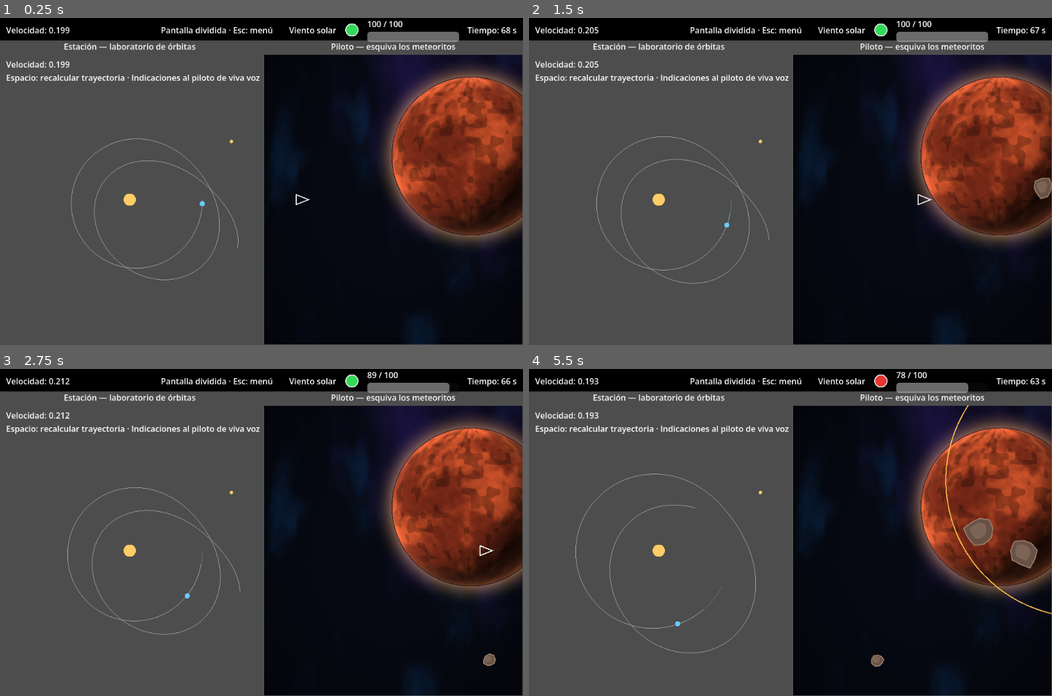
Above: before the commit, frames 1-4 (two rows, left to right).
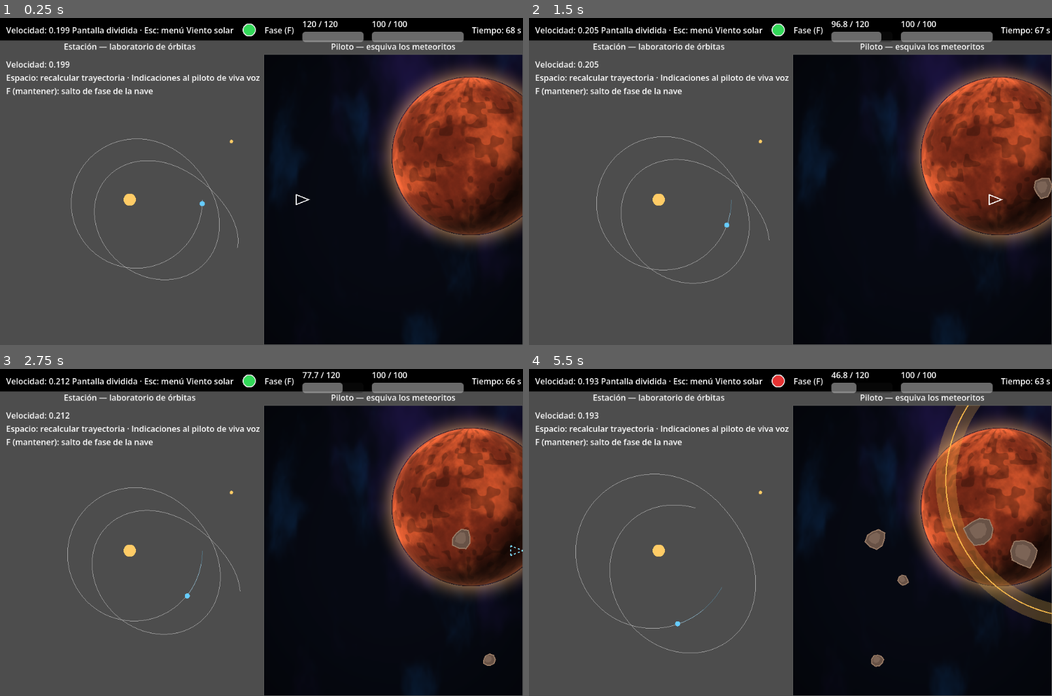
Above: after the commit, the same moments.

Repository: CrunchTimeLabs/nova-protocol
Game: Godot game, scene res://scenes/meteor_mission.tscn
The game is run twice, just before and just after one commit, with the same random seed, the same clock (stepped at 60 frames per second) and the same inputs. This scene is started directly instead of the project's main scene.
Inputs (mouse positions are in pixels of both pictures, inside the frame that each line leads up to):
- Up to frame 1 (0.25 s): no input
- Up to frame 2 (1.5 s): tap Enter at 0.5 s; move the mouse to (905, 165) at 0.52 s; hold Right 0.53-1.25 s; hold F 0.53-1.25 s; click (905, 165) at 0.67 s; tap Space at 0.77 s; drag from (685, 197) to (764, 246) at 1.27 s
- Up to frame 3 (2.75 s): move the mouse to (313, 460) at 2.02 s; hold Right from 2.03 s (still down); hold F from 2.03 s (still down); tap 1 at 2.1 s
- Up to frame 4 (5.5 s): release Right at 2.75 s; release F at 2.75 s; drag from (764, 597) to (633, 483) at 2.77 s; move the mouse to (947, 581) at 3.52 s; hold Left 3.53-4.25 s; hold F 3.53-4.25 s; tap 3 at 3.6 s; tap Space at 3.77 s; drag from (633, 483) to (712, 450) at 4.27 s; move the mouse to (816, 532) at 5.02 s; hold Down from 5.03 s (still down); hold F from 5.03 s (still down); tap Backspace at 5.1 s; click (816, 532) at 5.17 s

The runs differ from the first frame. In frame 1, 1.7% of the frame differs, in the area x 1-100%, y 0-24%; in frame 2, 1.7%; in frame 3, 1.9%; in frame 4, 4.8%, in the area x 1-100%, y 0-78%.

Commit message:
feat: add fase

Diff:
--- a/game/app/levels/meteor_mission.gd
+++ b/game/app/levels/meteor_mission.gd
@@ -40,7 +40,9 @@
     if client.role != OrbitRole.Role.PILOT:
         _hud.add_left(_speed)
         client.snapshot_applied.connect(_on_station_snapshot.bind(client))
-        return super._panel_for(client)
+        var station: StationPanel = super._panel_for(client) as StationPanel
+        station.enable_phase_key()
+        return station
     var pilot: MeteorPilotPanel = MeteorPilotPanel.new()
     # Con un solo teclado (pantalla dividida) el piloto usa las flechas.
     var scheme: InputSource.Scheme = InputSource.Scheme.ARROWS if options.mode == SessionOptions.Mode.SPLIT_SCREEN else InputSource.Scheme.BOTH
--- a/game/app/levels/meteor_pilot_panel.gd
+++ b/game/app/levels/meteor_pilot_panel.gd
@@ -2,7 +2,7 @@
 extends Node
 ## Lado del piloto en el nivel Meteoritos: un `DodgeField` del tamaño real de su recuadro, que maneja con las flechas.
 ## Sus flechas también se traducen a empuje y se envían al anfitrión como en `PilotPanel`. El vuelo (casco, resultado)
-## es local de este lado y no afecta a la estación. Enter reinicia al terminar. Aviso de viento solar, casco y tiempo se ofrecen al HUD con `hud_item()`.
+## es local de este lado y no afecta a la estación. Enter reinicia al terminar. La estación (tecla F) decide cuándo entra la nave en fase. Aviso de viento solar, fase, casco y tiempo se ofrecen al HUD con `hud_item()`.
 
 
 ## Como el primer planeta del original: densidad 1.0 y 68 s de tramo.
@@ -13,6 +13,7 @@
 const FIELD_SEED: int = 7301
 const HEARTBEAT_SECONDS: float = 0.25
 const HULL_BAR_WIDTH: float = 180.0
+const PHASE_BAR_WIDTH: float = 120.0
 const MESSAGE_OFFSET: Vector2 = Vector2(0.0, -20.0)
 
 var _client: MatchClient
@@ -24,6 +25,8 @@
 var _message: Label = Label.new()
 var _hud_row: HBoxContainer = HBoxContainer.new()
 var _hull_bar: MeterBar = MeterBar.new()
+var _phase_bar: MeterBar = MeterBar.new()
+var _phase_label: Label = Label.new()
 var _time_label: Label = Label.new()
 var _wind_label: Label = Label.new()
 var _wind_lamp: StatusLamp = StatusLamp.new()
@@ -43,6 +46,10 @@
     _wind_label.text = "Viento solar"
     _hud_row.add_child(_wind_label)
     _hud_row.add_child(_wind_lamp)
+    _phase_label.text = "Fase (F)"
+    _phase_bar.custom_minimum_size = Vector2(PHASE_BAR_WIDTH, 0.0)
+    _hud_row.add_child(_phase_label)
+    _hud_row.add_child(_phase_bar)
     _hud_row.add_child(_hull_bar)
     _hud_row.add_child(_time_label)
 
@@ -60,7 +67,8 @@
         _start_run(area)
     var is_flying: bool = _field.status == DodgeField.Status.RUNNING
     var direction: Vector2 = _input.read_direction() if is_flying else Vector2.ZERO
-    _field.step(delta, direction)
+    var wants_phase: bool = is_flying and (_client.replica as OrbitMatch).phase_held
+    _field.step(delta, direction, wants_phase)
     _send_thrust(direction, delta)
     _restart_on_enter(area)
     _refresh(area)
@@ -77,6 +85,7 @@
             )
     _view.setup(_field)
     _hull_bar.setup(_field.hull)
+    _phase_bar.setup(_field.phase)
 
 
 func _send_thrust(direction: Vector2, delta: float) -> void:
--- a/game/features/mission/orbit/orbit_command.gd
+++ b/game/features/mission/orbit/orbit_command.gd
@@ -3,4 +3,5 @@
 ## Comandos de la misión de órbita. Viajan como enteros en `Command.kind`.
 
 
-enum Kind { SET_THRUST }
+## PHASE_HOLD {"on": bool}: la estación mantiene (o suelta) el salto de fase de la nave del piloto.
+enum Kind { SET_THRUST, PHASE_HOLD }
--- a/game/features/mission/orbit/orbit_match.gd
+++ b/game/features/mission/orbit/orbit_match.gd
@@ -21,13 +21,17 @@
 ## Claves de la instantánea: cada rol ve las suyas.
 const KEY_ORBIT: String = "orbit"
 const KEY_FUEL: String = "fuel"
+const KEY_PHASE: String = "phase"
 
 var body: DynamicBody
+## Hay alguna estación manteniendo el salto de fase (el piloto lo lee de su réplica).
+var phase_held: bool = false
 
 var _manual: ManualThrustController = ManualThrustController.new()
 var _fuel: ResourceMeter = ResourceMeter.new(FUEL_CAPACITY, FUEL_CAPACITY)
 var _attractors: Array[CentralGravity] = []
 var _thrusts: Dictionary = {}    # int (slot) -> Vector2
+var _phase_holds: Dictionary = {}    # int (slot) -> bool
 var _time_scale: float
 
 
@@ -56,8 +60,11 @@
     return _fuel.ratio()
 
 
-## SET_THRUST con {"x", "y"}: aceleración que pide el jugador. Cualquier otra cosa se rechaza sin cambiar nada.
+## SET_THRUST con {"x", "y"}: aceleración que pide el jugador; PHASE_HOLD con {"on"}: mantener la fase.
+## Cualquier otra cosa se rechaza sin cambiar nada.
 func apply(slot: int, command: Command) -> bool:
+    if command.kind == OrbitCommand.Kind.PHASE_HOLD:
+        return _apply_phase_hold(slot, command)
     if command.kind != OrbitCommand.Kind.SET_THRUST:
         return false
     var raw_x: Variant = command.payload.get("x")
@@ -71,6 +78,15 @@
     return true
 
 
+func _apply_phase_hold(slot: int, command: Command) -> bool:
+    var raw_on: Variant = command.payload.get("on")
+    if not raw_on is bool:
+        return false
+    _phase_holds[slot] = raw_on
+    phase_held = _phase_holds.values().has(true)
+    return true
+
+
 func step(delta: float) -> void:
     var total: Vector2 = Vector2.ZERO
     for thrust: Variant in _thrusts.values():
@@ -81,13 +97,15 @@
 
 func release_slot(slot: int) -> void:
     _thrusts.erase(slot)
+    _phase_holds.erase(slot)
+    phase_held = _phase_holds.values().has(true)
 
 
 func snapshot() -> Dictionary:
     var saved: Dictionary = body.snapshot()
     var fuel: float = float(saved["fuel"])
     saved.erase("fuel")
-    return {KEY_ORBIT: saved, KEY_FUEL: fuel}
+    return {KEY_ORBIT: saved, KEY_FUEL: fuel, KEY_PHASE: phase_held}
 
 
 ## Acepta instantáneas parciales: un jugador solo recibe las claves de su rol.
@@ -96,3 +114,5 @@
         body.restore(saved[KEY_ORBIT] as Dictionary)
     if saved.has(KEY_FUEL):
         _fuel.set_value(float(saved[KEY_FUEL]))
+    if saved.has(KEY_PHASE):
+        phase_held = bool(saved[KEY_PHASE])
--- a/game/features/mission/orbit/orbit_mission.gd
+++ b/game/features/mission/orbit/orbit_mission.gd
@@ -18,4 +18,6 @@
     table.show_key(OrbitRole.Role.STATION, OrbitMatch.KEY_ORBIT)
     table.allow(OrbitRole.Role.PILOT, OrbitCommand.Kind.SET_THRUST)
     table.show_key(OrbitRole.Role.PILOT, OrbitMatch.KEY_FUEL)
+    table.allow(OrbitRole.Role.STATION, OrbitCommand.Kind.PHASE_HOLD)
+    table.show_key(OrbitRole.Role.PILOT, OrbitMatch.KEY_PHASE)
     return table
--- a/game/features/mission/orbit/view/station_panel.gd
+++ b/game/features/mission/orbit/view/station_panel.gd
@@ -11,12 +11,16 @@
 
 var _view: OrbitView = OrbitView.new()
 var _hud: Label = Label.new()
+var _client: MatchClient
 var _replica: OrbitMatch
+var _has_phase_key: bool = false
+var _was_f_pressed: bool = false
 var _has_forecast: bool = false
 var _was_space_pressed: bool = false
 
 
 func setup(client: MatchClient) -> void:
+    _client = client
     _replica = client.replica as OrbitMatch
     _view.setup(_replica.body, _replica.attractors())
     add_child(_view)
@@ -26,18 +30,37 @@
     client.snapshot_applied.connect(_on_snapshot)
 
 
+## Activa F: mantenerla hace que la nave del piloto haga el salto de fase. Solo lo pide el nivel que lo usa.
+func enable_phase_key() -> void:
+    _has_phase_key = true
+
+
 ## Espacio (una vez por pulsación) recalcula la trayectoria. Se lee el teclado directamente: no depende del foco del recuadro.
 func _process(_delta: float) -> void:
     var is_pressed: bool = Input.is_physical_key_pressed(KEY_SPACE)
     if is_pressed and not _was_space_pressed:
         _sync_forecast()
     _was_space_pressed = is_pressed
+    if _has_phase_key:
+        _send_phase_key()
+
+
+## Envía el estado de F solo cuando cambia.
+func _send_phase_key() -> void:
+    var is_held: bool = Input.is_physical_key_pressed(KEY_F)
+    if is_held == _was_f_pressed:
+        return
+    if _client.send_command(OrbitCommand.Kind.PHASE_HOLD, {"on": is_held}, true):
+        _was_f_pressed = is_held
 
 
 func _on_snapshot(_tick: int) -> void:
     if not _has_forecast:
         _sync_forecast()    # la primera vez, para no empezar sin trayectoria
-    _hud.text = "Velocidad: %.3f\nEspacio: recalcular trayectoria · Indicaciones al piloto de viva voz" % _replica.body.velocity.length()
+    var hint: String = "Espacio: recalcular trayectoria · Indicaciones al piloto de viva voz"
+    if _has_phase_key:
+        hint += "\nF (mantener): salto de fase de la nave"
+    _hud.text = "Velocidad: %.3f\n%s" % [_replica.body.velocity.length(), hint]
 
 
 func _sync_forecast() -> void:
--- a/game/tests/features/mission/orbit/test_orbit_match.gd
+++ b/game/tests/features/mission/orbit/test_orbit_match.gd
@@ -75,3 +75,19 @@
     var moved_normal: float = normal.body.position.distance_to(start)
     var moved_slow: float = slow.body.position.distance_to(start)
     check(moved_slow > 0.0 and moved_slow < moved_normal * 0.5, "con un cuarto de ritmo recorre mucho menos")
+
+
+func test_phase_hold_is_validated_and_published() -> void:
+    for payload: Dictionary in [{}, {"on": 1}, {"on": "true"}]:
+        check(not _match.apply(0, Command.new(0, OrbitCommand.Kind.PHASE_HOLD, payload)), "se rechaza %s" % str(payload))
+    check(not _match.phase_held, "lo rechazado no cambia nada")
+    check(_match.apply(0, Command.new(0, OrbitCommand.Kind.PHASE_HOLD, {"on": true})), "on=true se acepta")
+    check(_match.phase_held, "queda mantenida")
+    var replica: OrbitMatch = OrbitMatch.new()
+    replica.restore(JSON.parse_string(JSON.stringify(_match.snapshot())) as Dictionary)
+    check(replica.phase_held, "la réplica la recibe por JSON")
+    _match.apply(0, Command.new(0, OrbitCommand.Kind.PHASE_HOLD, {"on": false}))
+    check(not _match.phase_held, "al soltar se apaga")
+    _match.apply(0, Command.new(0, OrbitCommand.Kind.PHASE_HOLD, {"on": true}))
+    _match.release_slot(0)
+    check(not _match.phase_held, "si la estación se va, se suelta")
--- a/game/tests/features/mission/orbit/test_orbit_mission.gd
+++ b/game/tests/features/mission/orbit/test_orbit_mission.gd
@@ -19,3 +19,11 @@
     var table: RoleTable = OrbitMission.roles()
     for role: int in OrbitRole.Role.values():
         check(table.has_role(role), "el rol %s tiene permisos o visibilidad" % OrbitRole.Role.find_key(role))
+
+
+func test_only_the_station_holds_phase_and_the_pilot_sees_it() -> void:
+    var table: RoleTable = OrbitMission.roles()
+    check(table.can_send(OrbitRole.Role.STATION, OrbitCommand.Kind.PHASE_HOLD), "la estación puede mantener la fase")
+    check(not table.can_send(OrbitRole.Role.PILOT, OrbitCommand.Kind.PHASE_HOLD), "el piloto no")
+    var seen: Dictionary = table.filter(OrbitRole.Role.PILOT, {OrbitMatch.KEY_PHASE: true, OrbitMatch.KEY_ORBIT: {}})
+    check(seen.has(OrbitMatch.KEY_PHASE) and not seen.has(OrbitMatch.KEY_ORBIT), "el piloto recibe la fase y no la órbita")
--- a/game/tests/toolkit/dodge/test_dodge_field.gd
+++ b/game/tests/toolkit/dodge/test_dodge_field.gd
@@ -152,3 +152,44 @@
     early.step(1.5, Vector2.ZERO)
     late.step(95.0, Vector2.ZERO)
     check(late.rocks.is_empty() or early.rocks.is_empty() or late.rocks[0].speed > early.rocks[0].speed, "más tarde las rocas son más rápidas")
+
+
+func test_phase_protects_drains_recharges_and_speeds_up() -> void:
+    var field: DodgeField = DodgeField.new(SIZE, 0.01, 60.0, 1)
+    _rock_on_ship(field)
+    var wave: DodgeWave = _wave_on_ship(field)
+    field.step(FRAME, Vector2.ZERO, true)
+    check(field.in_phase and field.is_protected(), "en fase está protegida")
+    check_approx(field.hull.current, DodgeField.HULL_MAX, "en fase no la dañan ni rocas ni ondas")
+    check(not wave.has_hit, "la onda no se marca como golpeada: sigue su camino")
+    check(field.phase.current < DodgeField.PHASE_MAX, "la fase consume carga")
+    var drained: float = field.phase.current
+    field.step(1.0, Vector2.ZERO, false)
+    check(not field.in_phase, "sin mantener, no hay fase")
+    check(field.phase.current > drained, "sin fase la carga se recarga despacio")
+    var held: DodgeField = DodgeField.new(SIZE, 0.01, 60.0, 1)
+    var normal: DodgeField = DodgeField.new(SIZE, 0.01, 60.0, 1)
+    held.step(0.5, Vector2.RIGHT, true)
+    normal.step(0.5, Vector2.RIGHT, false)
+    check(held.ship.x > normal.ship.x, "en fase la nave va más rápida")
+
+
+func test_phase_ends_when_the_charge_runs_out() -> void:
+    var field: DodgeField = DodgeField.new(SIZE, 0.01, 60.0, 1)
+    field.phase.set_value(0.0)
+    field.step(FRAME, Vector2.ZERO, true)
+    check(not field.in_phase, "sin carga no hay fase aunque se mantenga")
+    field.phase.set_value(DodgeField.PHASE_DRAIN * FRAME * 0.5)
+    field.step(FRAME, Vector2.ZERO, true)
+    field.step(FRAME, Vector2.ZERO, true)
+    check_approx(field.phase.current, DodgeField.PHASE_RECHARGE * FRAME, "al vaciarse deja de proteger y recarga")
+    check(not field.in_phase, "tras vaciarse ya no está en fase")
+
+
+func test_a_wave_band_has_thickness() -> void:
+    var wave: DodgeWave = DodgeWave.new(Vector2.ZERO, 0.0, 1000.0)
+    wave.radius = 100.0
+    var inside: Vector2 = Vector2(100.0 + DodgeWave.THICKNESS * 0.4, 0.0)
+    var outside: Vector2 = Vector2(100.0 + DodgeWave.THICKNESS * 0.5 + 1.0, 0.0)
+    check(wave.reaches(inside, 0.0), "dentro de la banda la alcanza")
+    check(not wave.reaches(outside, 0.0), "fuera de la banda no")
--- a/game/toolkit/dodge/dodge_field.gd
+++ b/game/toolkit/dodge/dodge_field.gd
@@ -3,6 +3,7 @@
 ## Campo de esquivar: una nave se mueve dentro de un recuadro de tamaño dado y cruzan rocas de derecha a izquierda.
 ## Cada golpe resta casco y da unos segundos de invulnerabilidad. Termina al llegar a `duration` o al quedarse sin casco.
 ## Todo el azar usa la semilla; el tamaño del campo es un parámetro (rocas, velocidades y nave se escalan con él).
+## Con `wants_phase` la nave hace un salto de fase: intangible y más rápida mientras dura su carga, que se recarga despacio.
 ## Con `wind` > 0 también nacen ondas expansivas (viento solar) que golpean una vez al alcanzar la nave.
 ## Sin nodos: la vista lee `ship`, `rocks`, `waves`, `wave_warning`, `hull`, `elapsed` y `is_protected()`.
 
@@ -41,6 +42,11 @@
 const ROCK_DRIFT_HEIGHTS: float = 0.079
 const ROCK_MARGIN_HEIGHTS: float = 0.05
 
+## Fase (del original: carga 120, consumo 34/s, velocidad x1.8) con recarga lenta cuando no se usa.
+const PHASE_MAX: float = 120.0
+const PHASE_DRAIN: float = 34.0
+const PHASE_RECHARGE: float = 6.0
+const PHASE_SPEED_BOOST: float = 1.8
 ## Ondas (viento solar): daño, invulnerabilidad, intervalo (a mayor `wind`, más seguido) y velocidad en anchos por segundo.
 const WAVE_DAMAGE: float = 15.0
 const WAVE_INVULNERABILITY_SECONDS: float = 1.0
@@ -62,6 +68,8 @@
 var hull: ResourceMeter = ResourceMeter.new(HULL_MAX, HULL_MAX)
 var elapsed: float = 0.0
 var status: Status = Status.RUNNING
+var phase: ResourceMeter = ResourceMeter.new(PHASE_MAX, PHASE_MAX)
+var in_phase: bool = false
 var rocks: Array[DodgeRock] = []
 var waves: Array[DodgeWave] = []
 ## Cuántas ondas han nacido.
@@ -82,6 +90,7 @@
 var _random: GameRandom
 var _controller: ManualController = ManualController.new()
 var _body: MovementBody
+var _ship_speed: float
 var _ship_area: Rect2
 var _invulnerable: float = 0.0
 var _next_rock: float = FIRST_ROCK_SECONDS
@@ -104,17 +113,20 @@
             Vector2(SHIP_RADIUS, SHIP_RADIUS),
             p_size - Vector2(SHIP_RADIUS, SHIP_RADIUS) * 2.0,
             )
-    _body = MovementBody.new(_controller, MovementProfile.new(p_size.x * SHIP_SPEED_WIDTHS, 0.0, 0.0), p_size * SHIP_START)
+    _ship_speed = p_size.x * SHIP_SPEED_WIDTHS
+    _body = MovementBody.new(_controller, MovementProfile.new(_ship_speed, 0.0, 0.0), p_size * SHIP_START)
 
 
 func is_protected() -> bool:
-    return _invulnerable > 0.0
-
-
-## Un paso. `move` en -1..1 por eje. Terminada la partida ya no cambia nada.
-func step(delta: float, move: Vector2) -> Status:
+    return in_phase or _invulnerable > 0.0
+
+
+## Un paso. `move` en -1..1 por eje; `wants_phase` mientras se mantiene el salto de fase. Terminada la partida ya no cambia nada.
+func step(delta: float, move: Vector2, wants_phase: bool = false) -> Status:
     if status != Status.RUNNING or delta <= 0.0:
         return status
+    _update_phase(delta, wants_phase)
+    _body.profile.max_speed = maxf(_ship_speed * (PHASE_SPEED_BOOST if in_phase else 1.0), MovementProfile.MIN_SPEED)
     _controller.set_direction(move)
     _body.step(delta)
     _body.confine(_ship_area)
@@ -129,6 +141,11 @@
     elif elapsed >= duration:
         status = Status.ARRIVED
     return status
+
+
+func _update_phase(delta: float, wants_phase: bool) -> void:
+    in_phase = wants_phase and phase.current > 0.0
+    phase.add(-PHASE_DRAIN * delta if in_phase else PHASE_RECHARGE * delta)
 
 
 func progress() -> float:
--- a/game/toolkit/dodge/dodge_wave.gd
+++ b/game/toolkit/dodge/dodge_wave.gd
@@ -1,12 +1,12 @@
 class_name DodgeWave
 extends RefCounted
-## Onda expansiva: un círculo que nace en `center` y crece. Golpea una sola vez cuando su borde alcanza un punto.
+## Onda expansiva: un círculo que nace en `center` y crece. Golpea una sola vez cuando su banda alcanza un punto.
 ## Se duplica de la onda de la Expedición a propósito: aquella vive en una feature (regla 1) y el alcance aquí es un parámetro.
 
 
 const START_RADIUS: float = 10.0
-## Margen alrededor del borde de la onda que cuenta como alcanzar un punto.
-const HIT_MARGIN: float = 14.0
+## Grosor de la banda: golpea a quien esté dentro de ella (el viento solar tiene cuerpo, no es una línea).
+const THICKNESS: float = 40.0
 
 var center: Vector2
 var radius: float = START_RADIUS
@@ -31,4 +31,4 @@
 
 
 func reaches(point: Vector2, other_radius: float) -> bool:
-    return absf(point.distance_to(center) - radius) < other_radius + HIT_MARGIN
+    return absf(point.distance_to(center) - radius) < other_radius + THICKNESS * 0.5
--- a/game/toolkit/dodge/view/dodge_view.gd
+++ b/game/toolkit/dodge/view/dodge_view.gd
@@ -1,12 +1,15 @@
 class_name DodgeView
 extends Control
-## Dibuja un `DodgeField` a su tamaño real: rocas (marrones, con giro y núcleo iluminado), ondas (anillos) y nave en línea gris (la nave parpadea al ser golpeada). Solo lee.
+## Dibuja un `DodgeField` a su tamaño real: rocas (marrones, con giro y núcleo iluminado), ondas (banda con grosor) y nave en línea gris (punteada y azulada en fase) (la nave parpadea al ser golpeada). Solo lee.
 
 
 const LINE_COLOR: Color = Color(0.8, 0.8, 0.8)
 const SHIP_COLOR: Color = Color(1.0, 1.0, 1.0)
 const BORDER_COLOR: Color = Color(0.35, 0.35, 0.35)
 const WAVE_COLOR: Color = Color(1.0, 0.75, 0.3)
+const WAVE_BAND_COLOR: Color = Color(1.0, 0.75, 0.3, 0.25)
+const PHASE_COLOR: Color = Color(0.5, 0.88, 1.0)
+const DASH_LENGTH: float = 4.0
 const WAVE_SEGMENTS: int = 96
 const ROCK_COLOR: Color = Color8(104, 82, 70)
 const ROCK_LIT_COLOR: Color = Color8(124, 100, 86)
@@ -38,6 +41,7 @@
     if _field == null:
         return
     for wave: DodgeWave in _field.waves:
+        draw_arc(wave.center, wave.radius, 0.0, TAU, WAVE_SEGMENTS, WAVE_BAND_COLOR, DodgeWave.THICKNESS)
         draw_arc(wave.center, wave.radius, 0.0, TAU, WAVE_SEGMENTS, WAVE_COLOR, LINE_WIDTH)
     for rock: DodgeRock in _field.rocks:
         _draw_rock(rock)
@@ -60,4 +64,9 @@
     var nose: Vector2 = center + Vector2(radius, 0.0)
     var top: Vector2 = center + Vector2(-radius, -radius * 0.8)
     var bottom: Vector2 = center + Vector2(-radius, radius * 0.8)
+    if _field.in_phase:
+        draw_dashed_line(nose, top, PHASE_COLOR, LINE_WIDTH, DASH_LENGTH)
+        draw_dashed_line(top, bottom, PHASE_COLOR, LINE_WIDTH, DASH_LENGTH)
+        draw_dashed_line(bottom, nose, PHASE_COLOR, LINE_WIDTH, DASH_LENGTH)
+        return
     draw_polyline(PackedVector2Array([nose, top, bottom, nose]), SHIP_COLOR, LINE_WIDTH)
